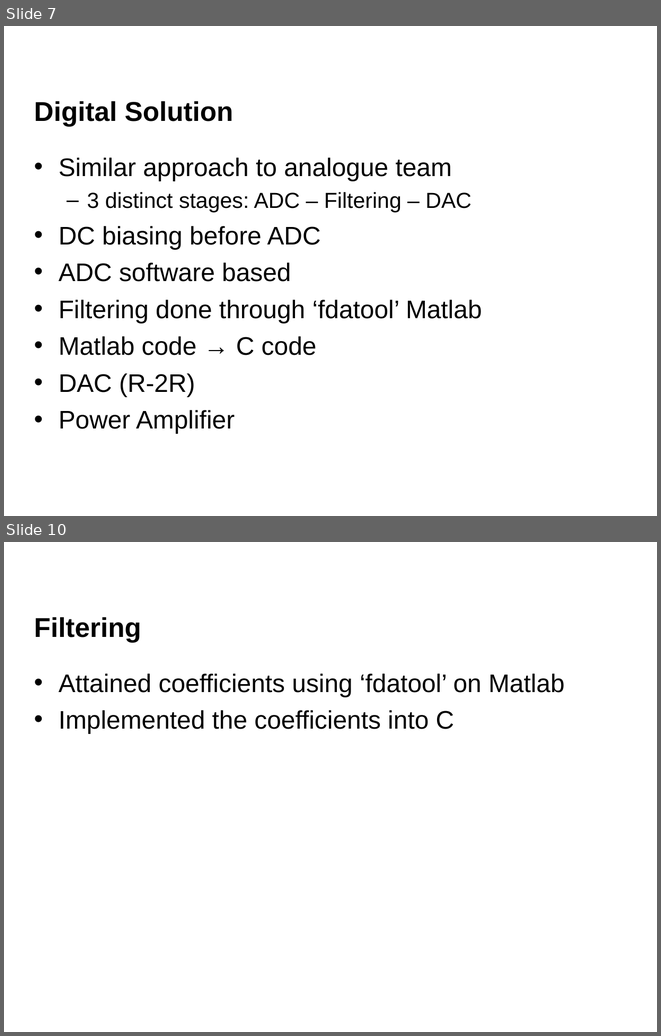
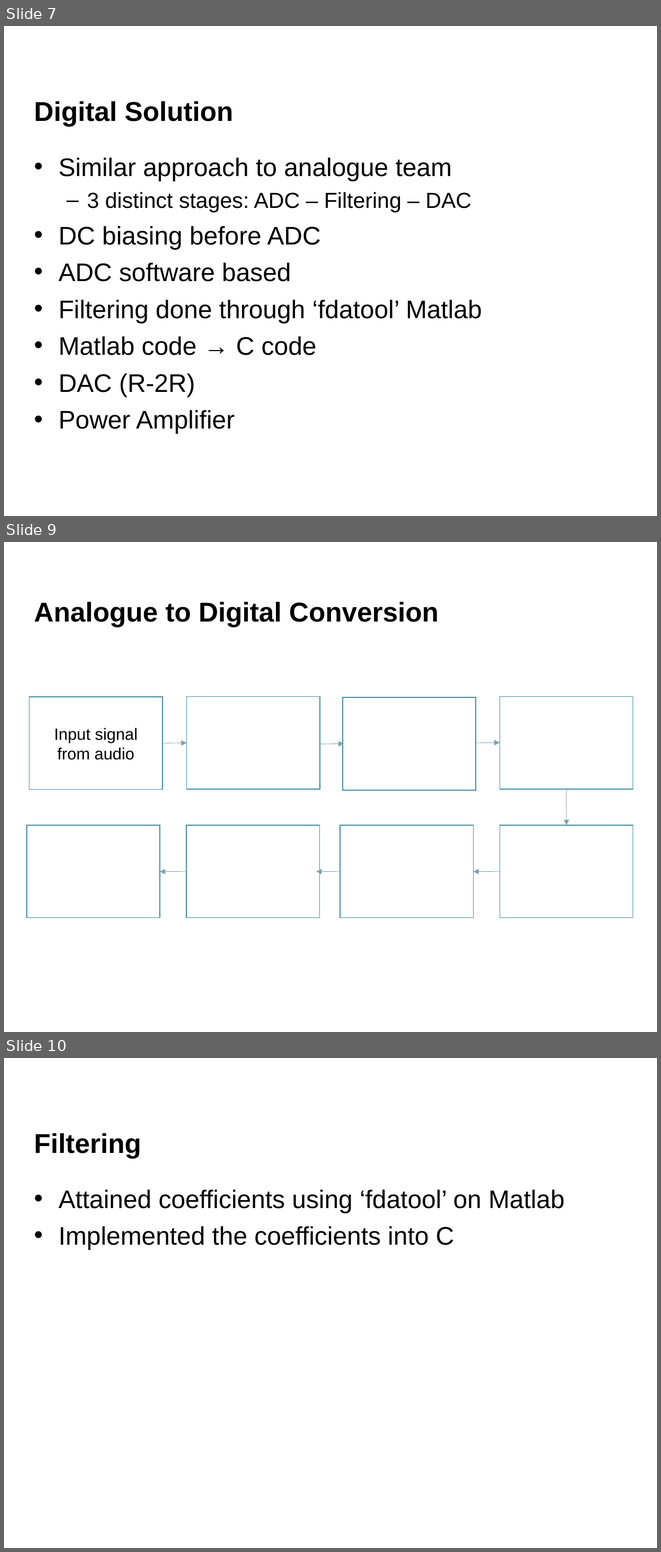
Before and after one commit to danielsaul/audio-descrambler-scenario, a slide deck: powerpoint /presentationfinal.ppt. Shown one above the other, each under a label of ours: slides 7 and 10 before the commit, slides 7, 9 and 10 after it; the slides between them are not shown. The pictures are 661x1036 and 661x1552 pixels, drawn with LibreOffice and Linux fonts; fonts in the diff are those of the drawing; background and template pictures are left out. Boxes give left, top, right and bottom in pixels: in the first picture for what was removed or moved away, otherwise in the second. Text is boxed around its words. In the diff, an @@ line names an element or a change of style, - is before the commit and + after.

```diff
--- a/powerpoint /presentationfinal.ppt
+++ b/powerpoint /presentationfinal.ppt
@@ slide 9 added at bbox=[4, 542, 657, 1032], background #FFFFFF @@
@@ title added at bbox=[34, 601, 439, 627], 30 pt, text #000000, bold @@
+Analogue to Digital Conversion
@@ rectangle added at bbox=[29, 697, 162, 790], fill #FFFFFF, outline #3E8DAB 0.99 pt, 18 pt, text #000000 @@
+Input signal from audio
@@ rectangle added at bbox=[187, 697, 320, 790], fill #FFFFFF, outline #3E8DAB 0.99 pt @@
@@ rectangle added at bbox=[343, 697, 476, 790], fill #FFFFFF, outline #3E8DAB 0.99 pt @@
@@ rectangle added at bbox=[500, 697, 633, 790], fill #FFFFFF, outline #3E8DAB 0.99 pt @@
@@ arrow added from (162, 743) to (187, 742), #7FA1AC 0.51 pt @@
@@ arrow added from (319, 744) to (344, 744), #7FA1AC 0.51 pt @@
@@ arrow added from (476, 742) to (500, 742), #7FA1AC 0.51 pt @@
@@ arrow added from (566, 789) to (566, 824), #7FA1AC 0.51 pt @@
@@ rectangle added at bbox=[27, 824, 160, 917], fill #FFFFFF, outline #3E8DAB 0.99 pt @@
@@ rectangle added at bbox=[186, 824, 319, 917], fill #FFFFFF, outline #3E8DAB 0.99 pt @@
@@ rectangle added at bbox=[340, 824, 474, 917], fill #FFFFFF, outline #3E8DAB 0.99 pt @@
@@ rectangle added at bbox=[500, 824, 633, 917], fill #FFFFFF, outline #3E8DAB 0.99 pt @@
@@ arrow added from (187, 871) to (160, 871), #7FA1AC 0.51 pt @@
@@ arrow added from (340, 871) to (316, 871), #7FA1AC 0.51 pt @@
@@ arrow added from (500, 871) to (474, 871), #7FA1AC 0.51 pt @@
```
Also in this commit, not shown: 2 slides changed, 1 slide removed.
